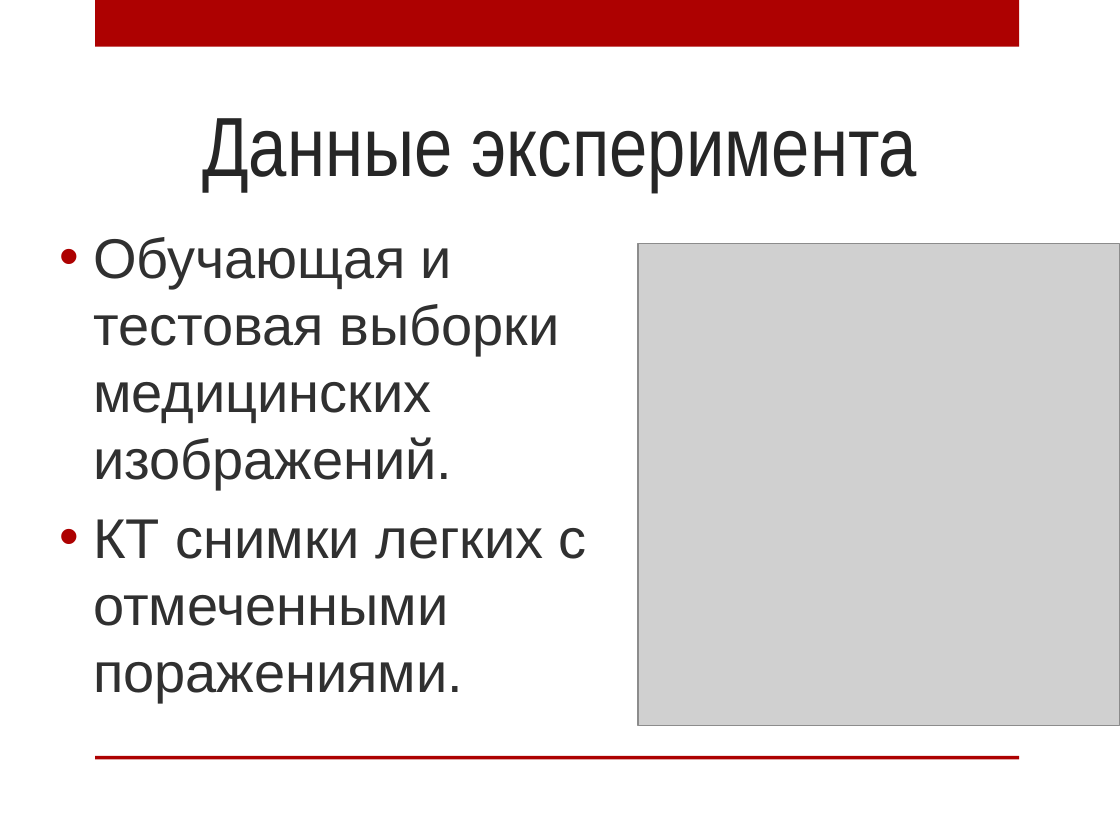
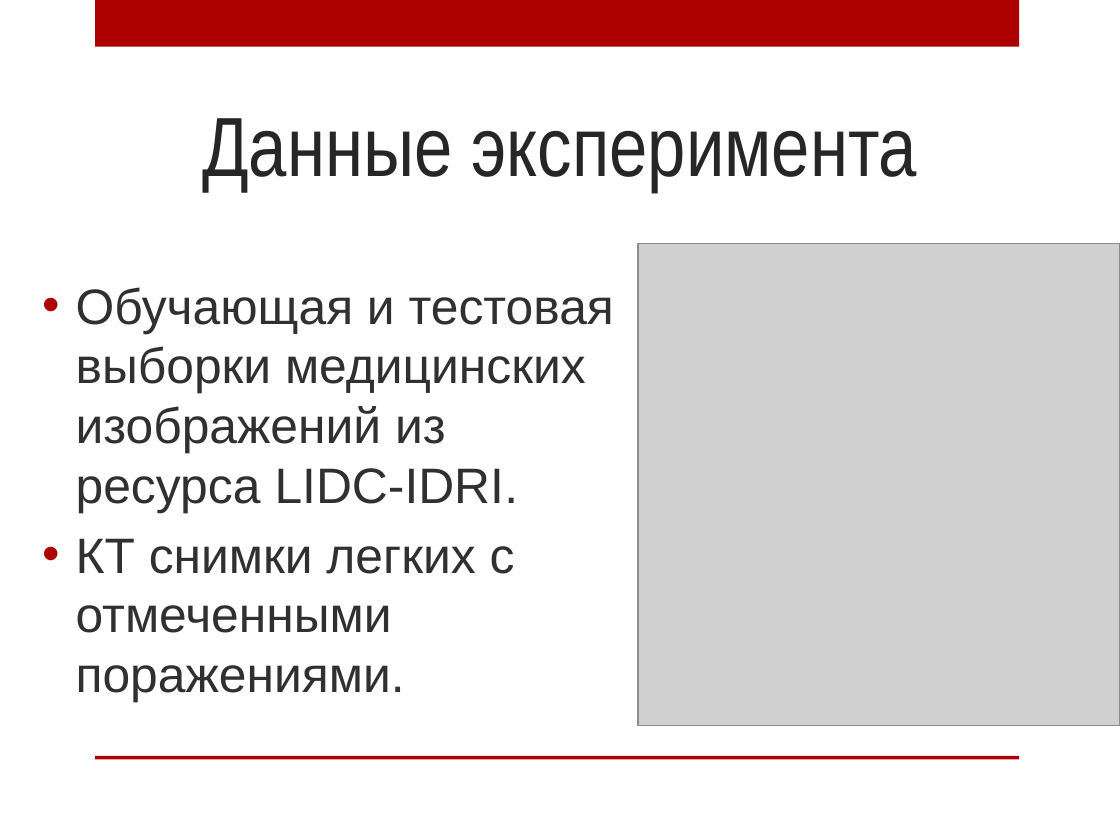
Before and after one commit to AnnaIbakaeva/Genetic, a slide deck: slide 15 of Диплом/Магистратура.pptx. Drawn at 1120x840 pixels with LibreOffice and Linux fonts; fonts in the diff are those of the drawing; grey boxes stand for pictures; background and template pictures are left out. Boxes give left, top, right and bottom in pixels: in the first picture for what was removed or moved away, otherwise in the second. Text is boxed around its words. In the diff, an @@ line names an element or a change of style, - is before the commit and + after.

```diff
--- a/Диплом/Магистратура.pptx
+++ b/Диплом/Магистратура.pptx
@@ text "Обучающая и тестовая выборки медицинских ...": place and size @@
-text "Обучающая и тестовая выборки медицинских ..." at bbox=[93, 237, 587, 702]
+text "Обучающая и тестовая выборки медицинских ..." at bbox=[76, 287, 614, 702]
@@ text at bbox=[76, 287, 614, 513]: text changed; size 36 to 32 pt @@
-• Обучающая и тестовая выборки медицинских изображений.
+• Обучающая и тестовая выборки медицинских изображений из ресурса LIDC-IDRI.
@@ text at bbox=[76, 538, 515, 702]: size 36 to 32 pt in "КТ снимки легких с отмеченными поражениями." @@
```
Also in this commit, not shown: 3 other slides changed, 4 other files.
